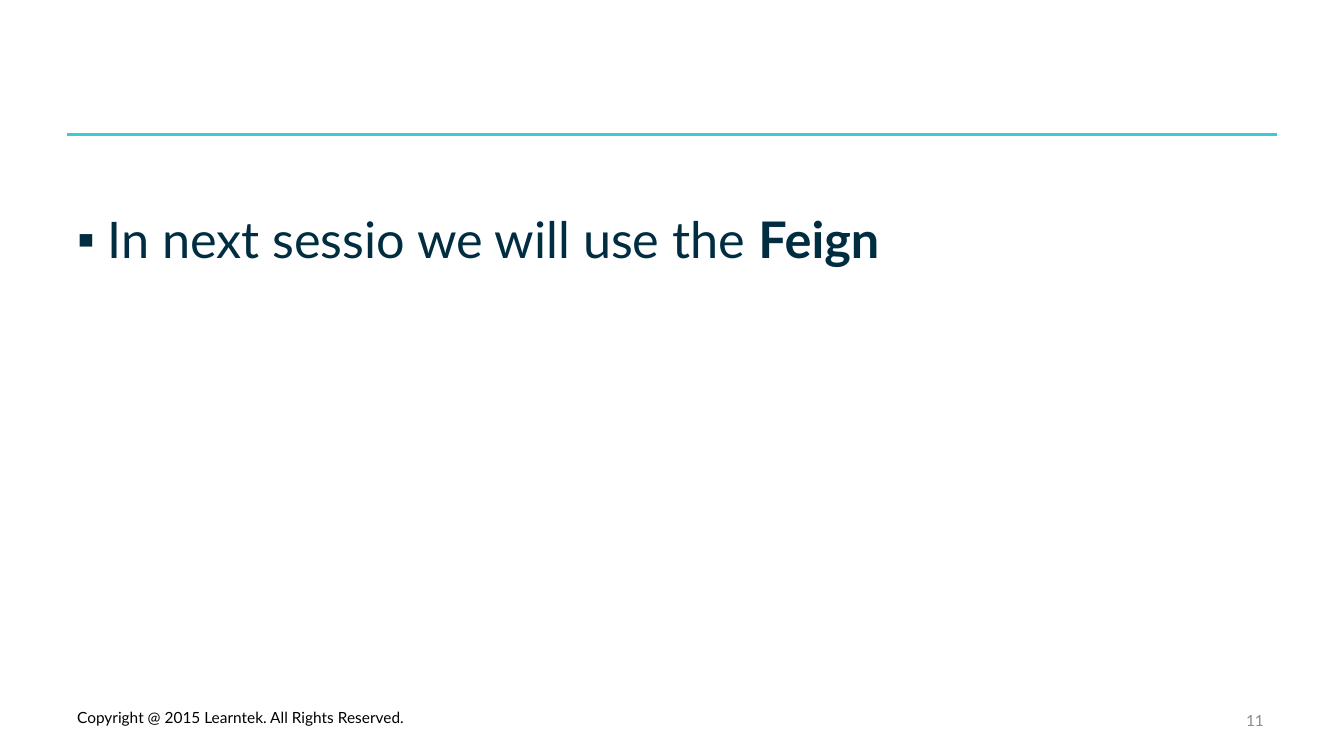
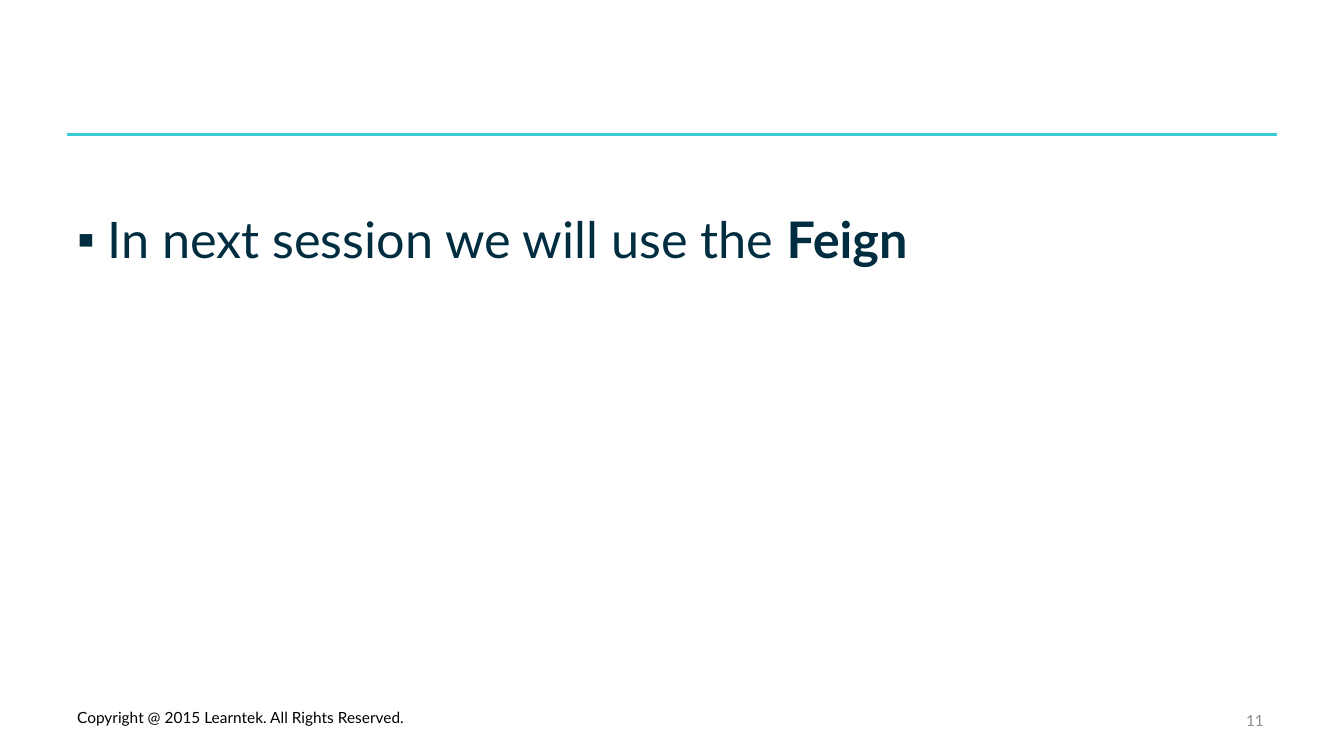
Before and after one commit to santoshkar/Microservice, a slide deck: slide 11 of Presentations/Part-7-Spring Cloud Ribbon.pptx. Drawn at 1344x756 pixels with LibreOffice and Linux fonts; fonts in the diff are those of the drawing; background and template pictures are left out. Boxes give left, top, right and bottom in pixels: in the first picture for what was removed or moved away, otherwise in the second. Text is boxed around its words. In the diff, an @@ line names an element or a change of style, - is before the commit and + after.

Commit message:
Feign client updates

```diff
--- a/Presentations/Part-7-Spring Cloud Ribbon.pptx
+++ b/Presentations/Part-7-Spring Cloud Ribbon.pptx
@@ text at [107,220,908,267]: text changed @@
-▪ In next sessio we will use the Feign
+▪ In next session we will use the Feign
```
Also in this commit, not shown: 3 other slides changed, 18 other files.
